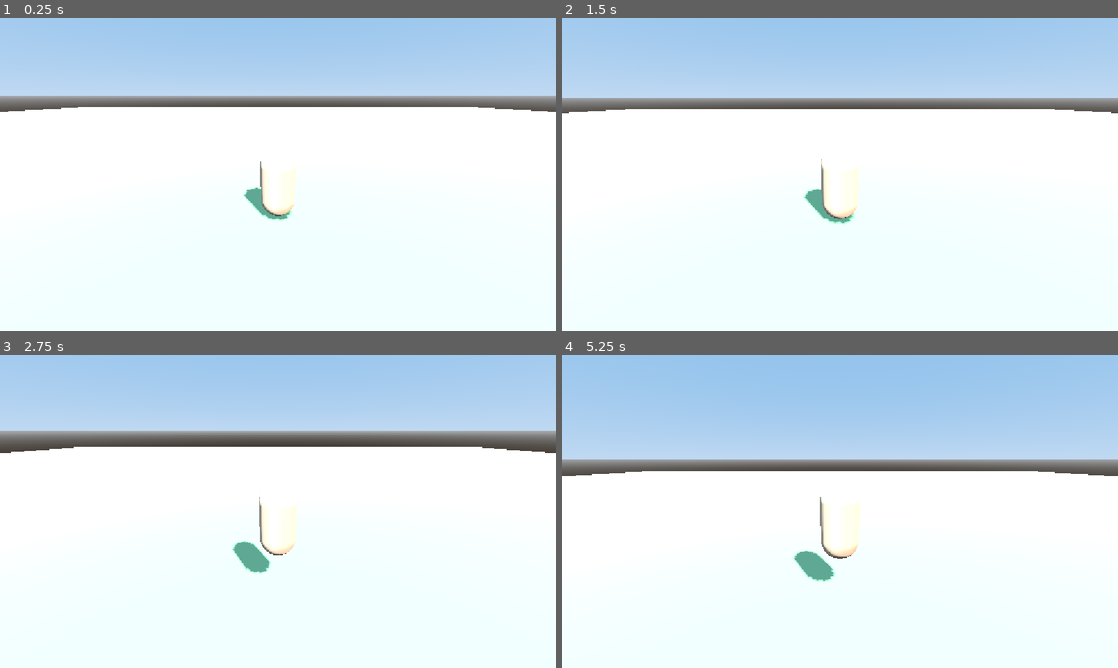
Above: before the commit, frames 1-4 (two rows, left to right).
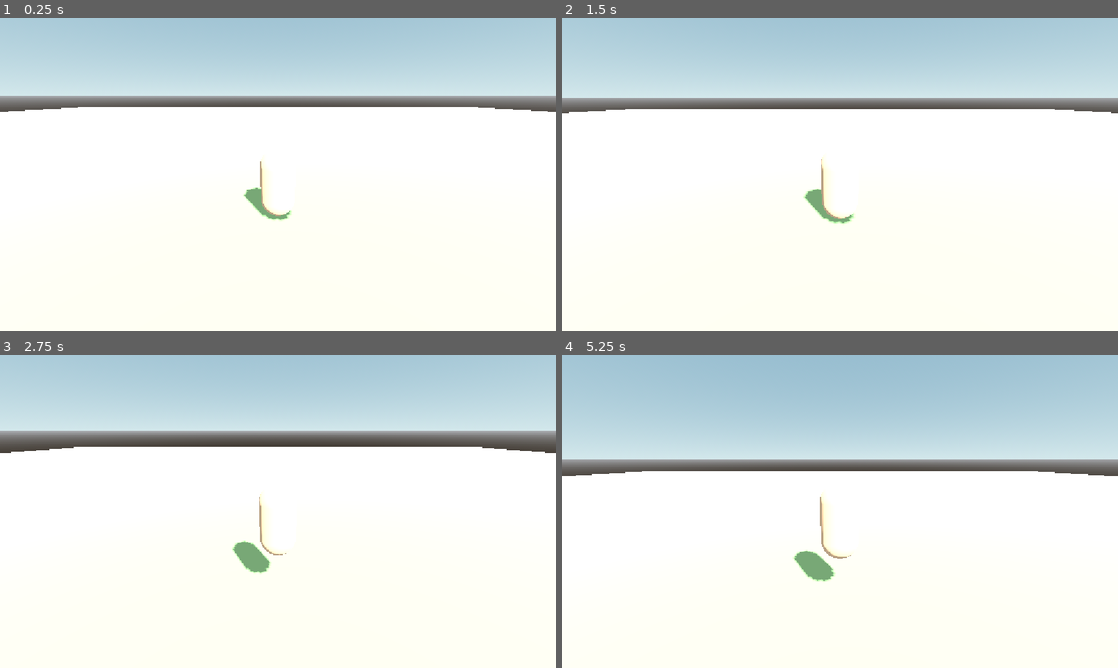
Above: after the commit, the same moments.

Repository: sirdik/zola-game-1
Game: Godot game, scene res://game/world/Forest.tscn
Same seed, same stepped clock (60 frames per second), same inputs: the game is played once before the commit and once after it.
Inputs:
- Up to frame 1 (0.25 s): no input
- Up to frame 2 (1.5 s): tap Enter at 1.25 s
- Up to frame 3 (2.75 s): tap Space at 2 s
- Up to frame 4 (5.25 s): tap Enter at 4.25 s; tap Space at 5 s

The runs differ from the first frame. In frame 1, 0.6% of the frame differs, in the area x 34-66%, y 0-65%; in frame 2, 0.8%; in frame 3, 0.7%; in frame 4, 7.6%, in the area x 1-100%, y 0-73%.

Commit message:
Fix rotation sign, palette-derive sky colors, camera/palette robustness fixes
- player.gd: fix atan2 sign so player faces its actual travel direction
  instead of 180 degrees off (fixes camera oscillation, review Critical finding)
- forest.gd/Forest.tscn: derive sky and ambient colors from Palette instead
  of raw literals, and make ambient_light_source actually drive the ambient
  color instead of leaving it dead
- palette.gd: drop unused `class_name Palette`, which shadowed the local
  `const Palette` workaround used in forest.gd/player.gd
- coop_camera.gd: use is_instance_valid() for the target check and an
  explicit `as Node3D` cast on the group lookup

Co-Authored-By: Claude Sonnet 5 <noreply@anthropic.com>
Claude-Session: https://claude.ai/code/session_014rTmxJaND9vaABnW6Byv9U

Diff:
--- a/game/camera/coop_camera.gd
+++ b/game/camera/coop_camera.gd
@@ -14,10 +14,10 @@
 func _find_target() -> void:
 	var players := get_tree().get_nodes_in_group("players")
 	if players.size() > 0:
-		_target = players[0]
+		_target = players[0] as Node3D
 
 func _process(delta: float) -> void:
-	if _target == null:
+	if not is_instance_valid(_target):
 		_find_target()
 		return
 
--- a/game/player/player.gd
+++ b/game/player/player.gd
@@ -28,7 +28,7 @@
 	velocity.z = move_direction.z * move_speed
 
 	if move_direction.length() > 0.01:
-		var target_angle := atan2(move_direction.x, move_direction.z)
+		var target_angle := atan2(-move_direction.x, -move_direction.z)
 		rotation.y = lerp_angle(rotation.y, target_angle, turn_speed * delta)
 
 	move_and_slide()
--- a/game/theme/palette.gd
+++ b/game/theme/palette.gd
@@ -1,4 +1,3 @@
-class_name Palette
 extends RefCounted
 
 const PASTEL_GREEN := Color(0.6588, 0.8784, 0.6275)
--- a/game/world/Forest.tscn
+++ b/game/world/Forest.tscn
@@ -14,8 +14,7 @@
 [sub_resource type="Environment" id="Env_1"]
 background_mode = 2
 sky = SubResource("Sky_1")
-ambient_light_source = 3
-ambient_light_color = Color(0.8471, 0.9020, 0.9490, 1)
+ambient_light_source = 2
 ambient_light_energy = 0.6
 
 [sub_resource type="BoxShape3D" id="GroundShape_1"]
--- a/game/world/forest.gd
+++ b/game/world/forest.gd
@@ -7,3 +7,10 @@
 	var material := StandardMaterial3D.new()
 	material.albedo_color = Palette.PASTEL_GREEN
 	ground_mesh.material_override = material
+
+	var env: Environment = $WorldEnvironment.environment
+	var sky_mat: ProceduralSkyMaterial = env.sky.sky_material
+	sky_mat.sky_top_color = Palette.SKY_BLUE.darkened(0.15)
+	sky_mat.sky_horizon_color = Palette.CREAM.lerp(Palette.SKY_BLUE, 0.5)
+	env.ambient_light_source = Environment.AMBIENT_SOURCE_COLOR
+	env.ambient_light_color = Palette.CREAM.lerp(Palette.SKY_BLUE, 0.3)
